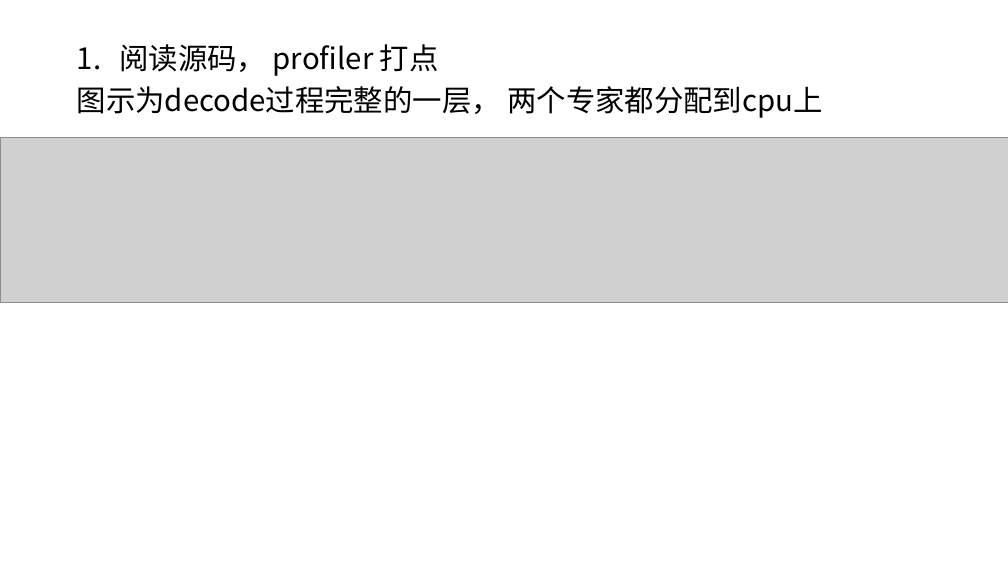
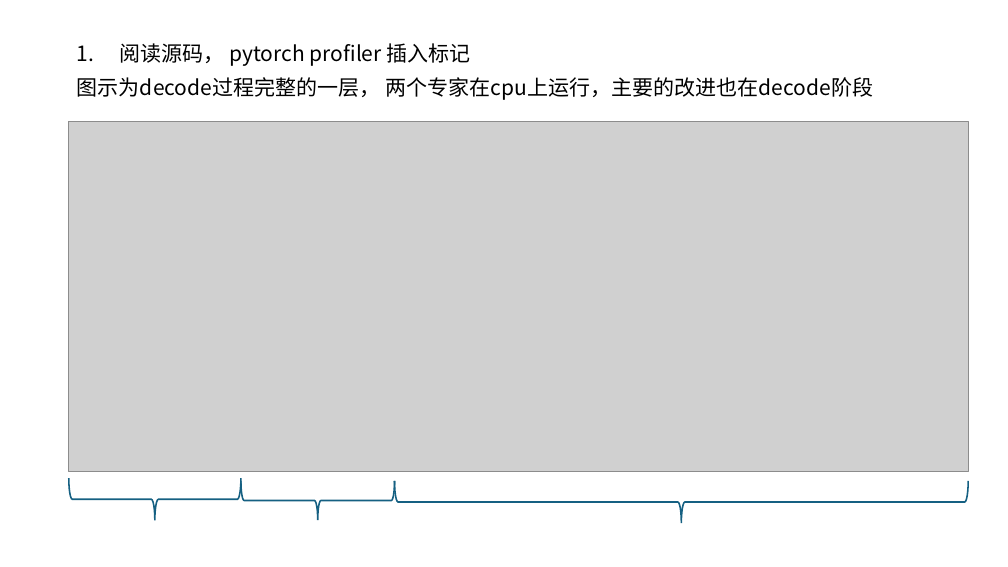
Before and after one commit to yyj6666667/fiddler, a slide deck: slide 7 of CPU.pptx (slide 5 before the commit). Drawn at 1008x567 pixels with LibreOffice and Linux fonts; fonts in the diff are those of the drawing; grey boxes stand for pictures. Boxes give left, top, right and bottom in pixels: in the first picture for what was removed or moved away, otherwise in the second. Text is boxed around its words. In the diff, an @@ line names an element or a change of style, - is before the commit and + after.

```diff
--- a/CPU.pptx
+++ b/CPU.pptx
@@ text at box(77, 43, 873, 100): text changed; size 28 to 20 pt @@
-1. 阅读源码， profiler 打点
-图示为decode过程完整的一层， 两个专家都分配到cpu上
+1. 阅读源码， pytorch profiler 插入标记
+图示为decode过程完整的一层， 两个专家在cpu上运行，主要的改进也在decode阶段
@@ picture removed at box(0, 138, 1008, 302) @@
@@ picture added at box(69, 121, 969, 471) @@
@@ left brace added at box(69, 479, 241, 521), outline #156082 1.5 pt @@
@@ left brace added at box(241, 481, 394, 520), outline #156082 1.5 pt @@
@@ left brace added at box(394, 481, 968, 524), outline #156082 1.5 pt @@
```
Also in this commit, not shown: 4 other slides changed, 6 slides added, 1 slide removed, 1 other file.
